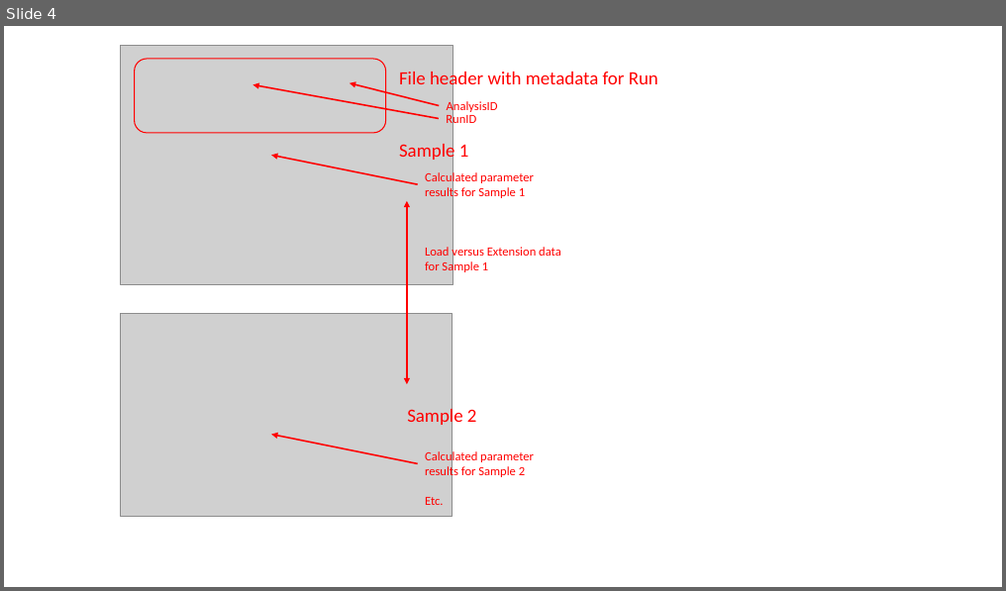
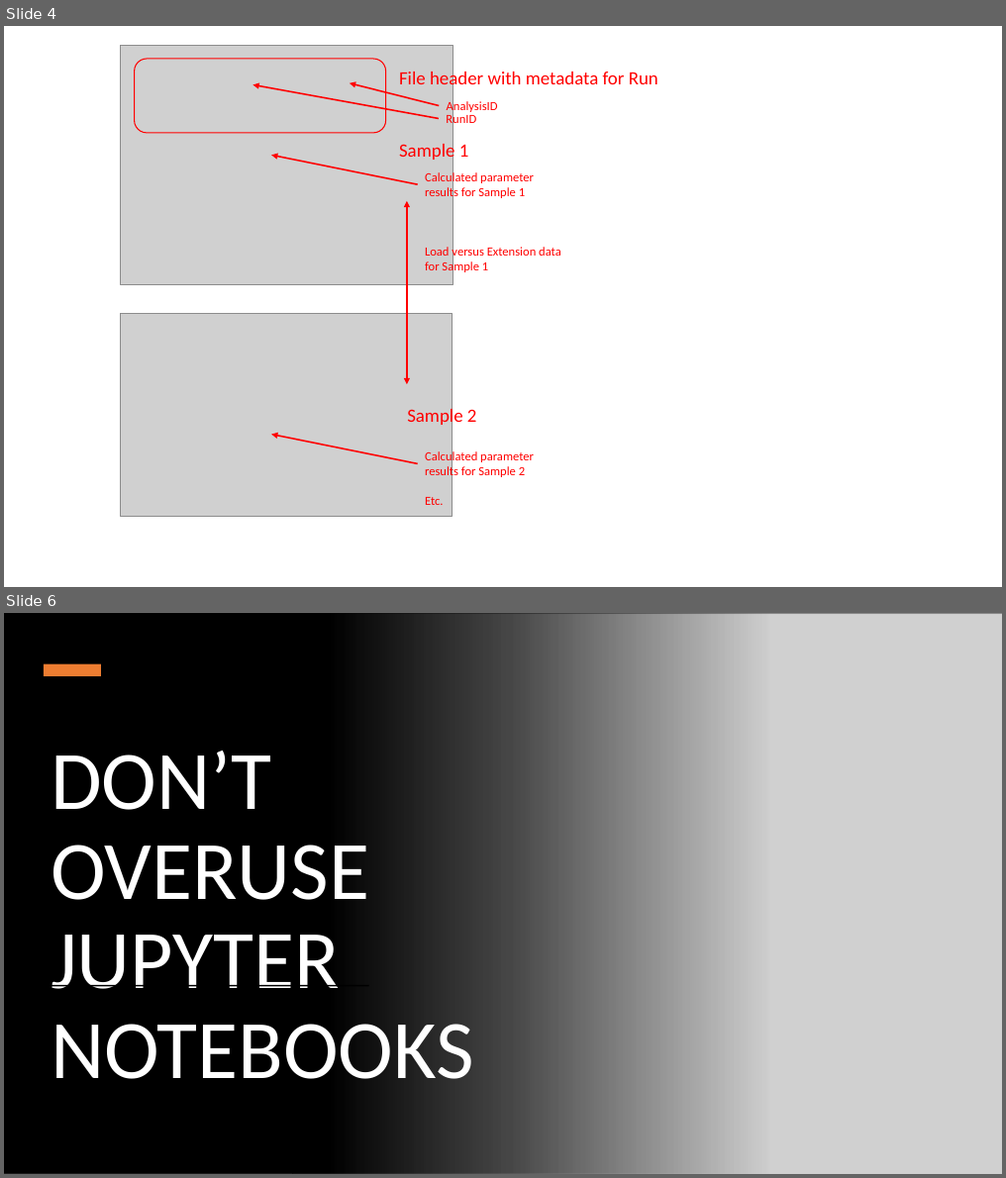
Before and after one commit to jlandgre/Data_Techniques_Training, a slide deck: Images/annotated_images.pptx. Shown one above the other, each under a label of ours: slide 4 before the commit, slides 4 and 6 after it; the slides between them are not shown. The pictures are 1006x591 and 1006x1178 pixels, drawn with LibreOffice and Linux fonts; fonts in the diff are those of the drawing; grey boxes stand for pictures. Boxes give left, top, right and bottom in pixels: in the first picture for what was removed or moved away, otherwise in the second. Text is boxed around its words. In the diff, an @@ line names an element or a change of style, - is before the commit and + after.

```diff
--- a/Images/annotated_images.pptx
+++ b/Images/annotated_images.pptx
@@ slide 6 added at <box>4,613,1002,1174</box>, background #FFFFFF @@
@@ rectangle added at <box>4,613,768,1174</box>, fill gradient #000000 @@
@@ picture added at <box>292,613,1002,1174</box> @@
@@ rectangle added at <box>44,664,101,676</box>, fill #ED7D31 @@
@@ text added at <box>51,751,474,1098</box>, 80 pt, text #FFFFFF @@
+DON’T OVERUSE JUPYTER NOTEBOOKS
@@ rectangle added at <box>44,985,369,986</box>, fill #000000 @@
```
Also in this commit, not shown: 1 slide changed, 1 other slide added, 9 other files.
